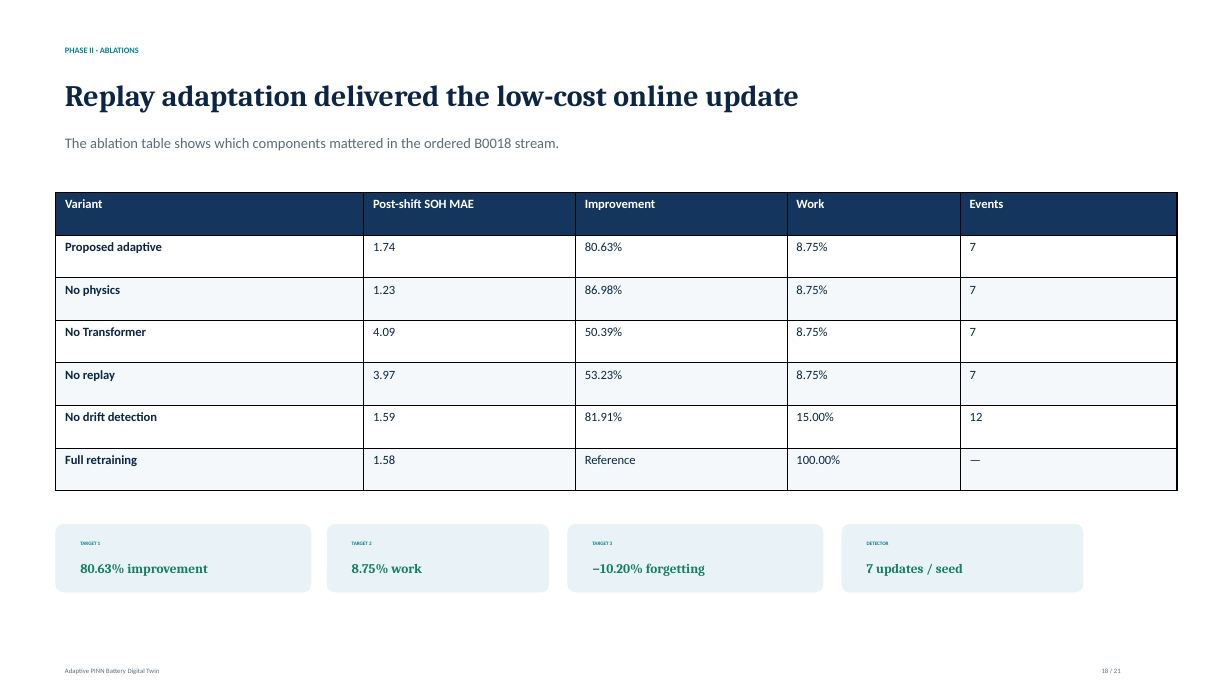
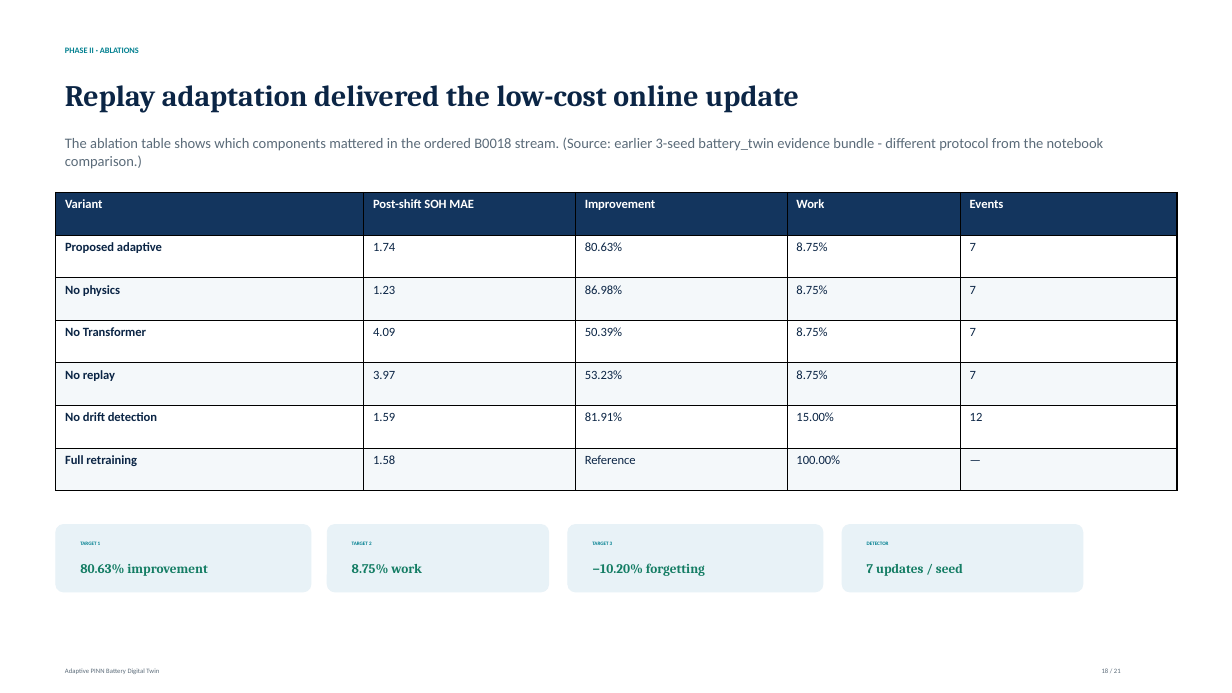
Before and after one commit to Chethan616/DL, a slide deck: slide 22 of phase2_output/dl_phase2_complete_v3.pptx (slide 18 before the commit). Drawn at 1232x693 pixels with LibreOffice and Linux fonts; fonts in the diff are those of the drawing. Boxes give left, top, right and bottom in pixels: in the first picture for what was removed or moved away, otherwise in the second. Text is boxed around its words. In the diff, an @@ line names an element or a change of style, - is before the commit and + after.

```diff
--- a/phase2_output/dl_phase2_complete_v3.pptx
+++ b/phase2_output/dl_phase2_complete_v3.pptx
@@ text at box(65, 137, 1104, 169): text changed @@
-The ablation table shows which components mattered in the ordered B0018 stream.
+The ablation table shows which components mattered in the ordered B0018 stream. (Source: earlier 3-seed battery_twin evidence bundle - different protocol from the notebook comparison.)
```
Also in this commit, not shown: 2 other slides changed, 4 slides added, 1 other file.
